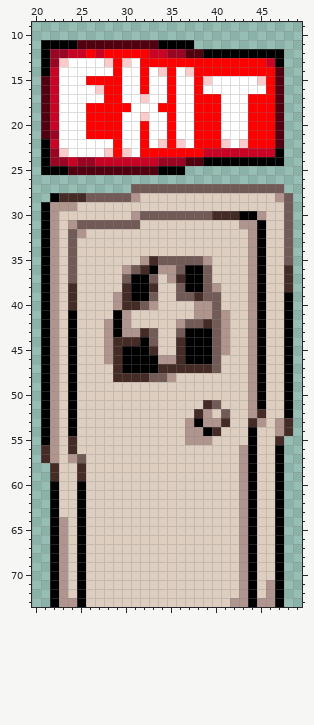
Sprite sheet, stored at source-code/gfx/obj/exit/exit.png. This is how it looked before the edit.
The file is 68x74 pixels. Shown: x 20..49, y 9..73.
After the commit:
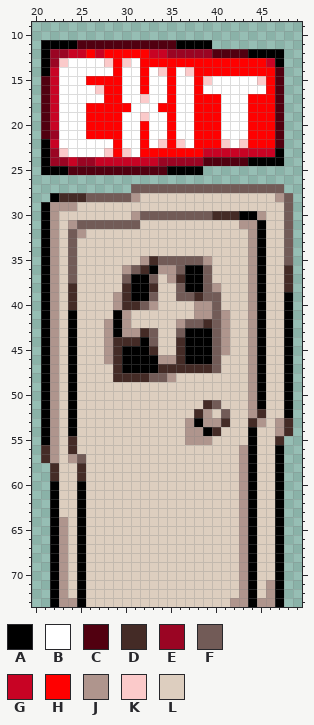
Palette (. is transparent): A #000000  B #ffffff  C #510010  D #442b26  E #9a0523  F #725b57  G #c80324  H #ff0000  J #af958d  K #fbcaca  L #ddcebf
Diff:
Changed rows in their new state; - is an unchanged pixel.
first column x 34:
11 CC--AA----
12 ---EEECCCC
first column x 34:
24 ---EECCCCC
25 C--AA-----
